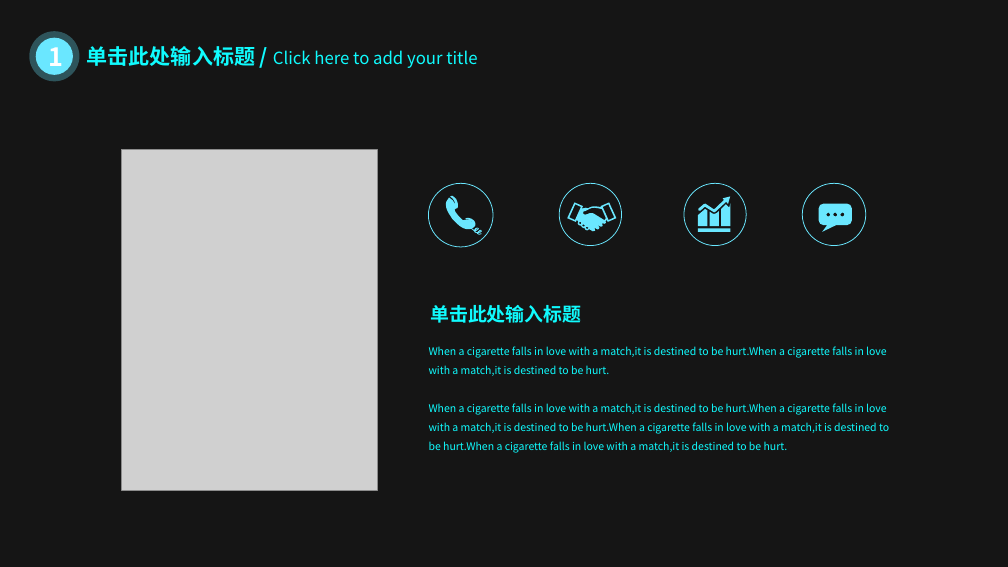
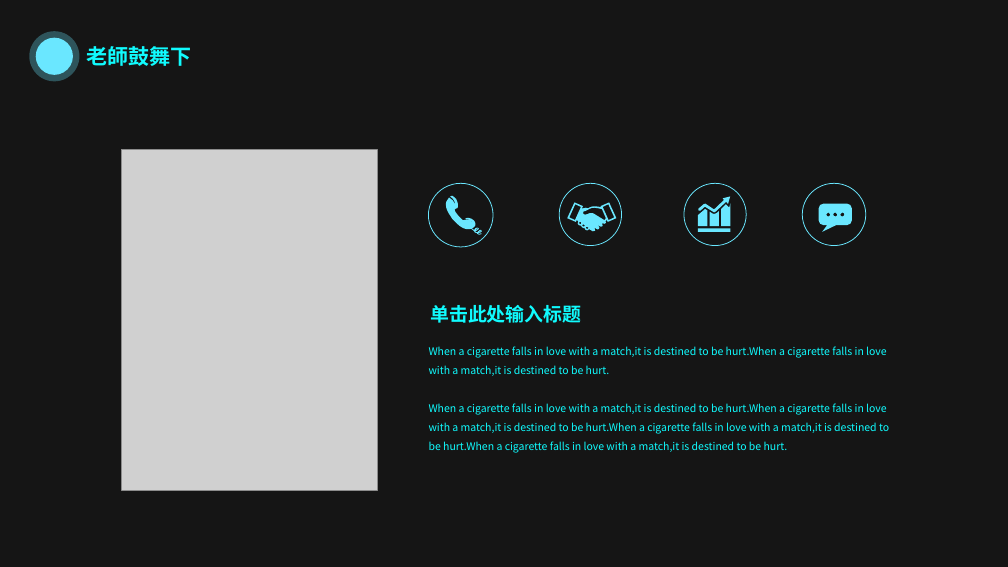
Before and after one commit to Yu-LunLiu/-, a slide deck: slide 8 of 與毒同行.pptx (slide 7 before the commit). Drawn at 1008x567 pixels with LibreOffice and Linux fonts; fonts in the diff are those of the drawing; grey boxes stand for pictures; background and template pictures are left out; a plain dark background stands for a picture behind light text. Boxes give left, top, right and bottom in pixels: in the first picture for what was removed or moved away, otherwise in the second. Text is boxed around its words. In the diff, an @@ line names an element or a change of style, - is before the commit and + after.

```diff
--- a/與毒同行.pptx
+++ b/與毒同行.pptx
@@ text in ellipse at bbox=[49, 47, 64, 73]: text removed @@
-1
@@ text at bbox=[87, 46, 192, 66]: text changed; size 16 to 20 pt; bold on @@
-单击此处输入标题 / Click here to add your title
+老師鼓舞下
```
Also in this commit, not shown: 3 other slides changed.
